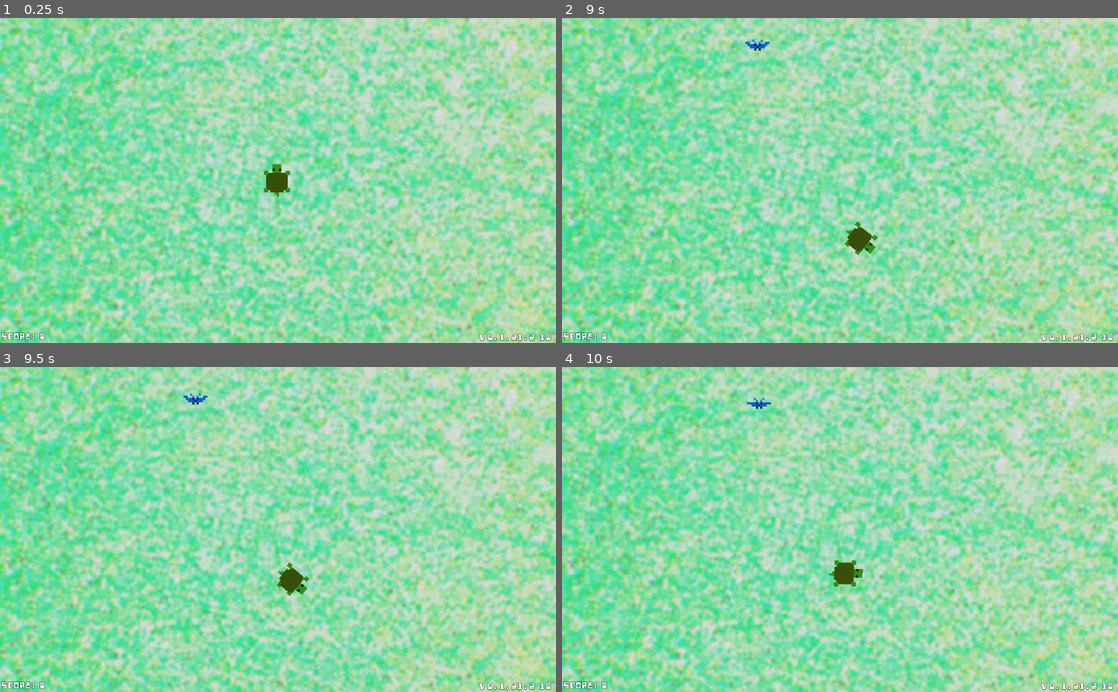
Above: before the commit, frames 1-4 (two rows, left to right).
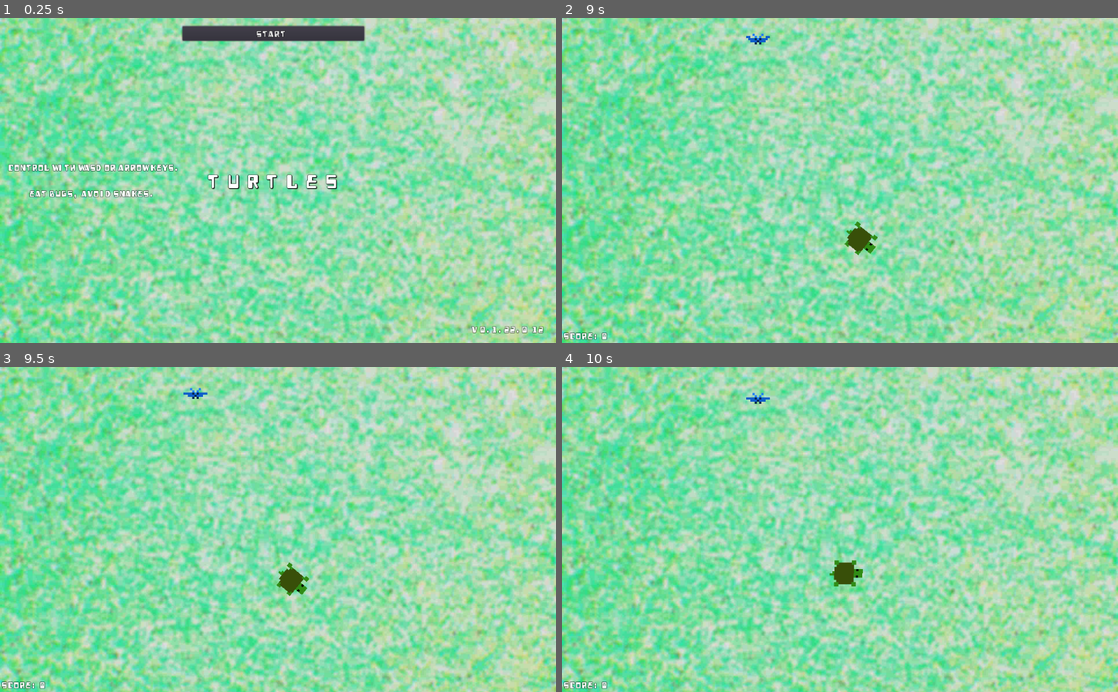
Above: after the commit, the same moments.

Repository: dieseltravis/godot-projects
Game: Godot game, scene res://scenes/TitleScene.tscn
Same seed, same stepped clock (60 frames per second), same inputs: the game is played once before the commit and once after it. Before the commit the project starts from res://scenes/Ground.tscn.
Inputs (mouse positions are in pixels of both pictures, inside the frame that each line leads up to):
- Up to frame 1 (0.25 s): no input
- Up to frame 2 (9 s): click (834, 34) at 0.5 s, where only the run after the commit has a clickable "Start"; tap Enter at 1.25 s; hold Right (right) 1.28-2.03 s; hold Down (down) 2.03-2.78 s; hold Right (right) 2.78-3.53 s; hold Up (up) 3.53-4.28 s; hold Left (left) 4.28-5.78 s; hold Down (down) 5.78-6.53 s; hold Right (right) 6.53-7.28 s; hold Up (up) 7.28-8.03 s; hold Right (right) 8.03-8.78 s; hold Down (down) from 8.78 s (still down)
- Up to frame 3 (9.5 s): keep holding Down (down)
- Up to frame 4 (10 s): release Down (down) at 9.53 s; hold Left (left) from 9.53 s (still down)

The runs differ from the first frame. In frame 1, 3.9% of the frame differs, in the area x 0-100%, y 2-100%; in frame 2, 0.3%; in frame 3, 0.3%; in frame 4, 0.3%.

Commit message:
added title screen

Diff:
--- a/turtlescript/project.godot
+++ b/turtlescript/project.godot
@@ -12,13 +12,13 @@
 
 config/name="turtlescript"
 config/description="turtles"
-run/main_scene="res://scenes/Ground.tscn"
+run/main_scene="res://scenes/TitleScene.tscn"
 boot_splash/image="res://img/turt-loading.png"
 config/icon="res://img/turtle-snek-512.png"
 config/macos_native_icon="res://img/turtle-snek-512.icns"
 config/windows_native_icon="res://img/icon.ico"
-config/version="0.1.21.2"
-config/build=10
+config/version="0.1.22.0"
+config/build=12
 
 [audio]
 
--- a/turtlescript/scenes/Ground.tscn
+++ b/turtlescript/scenes/Ground.tscn
@@ -130,20 +130,6 @@
 align = 1
 valign = 1
 
-[node name="VersionLabel" type="Label" parent="UIControl"]
-unique_name_in_owner = true
-anchor_right = 1.0
-anchor_bottom = 1.0
-margin_left = 832.0
-margin_top = -22.0
-margin_right = 872.0
-margin_bottom = 2.0
-theme = ExtResource( 13 )
-theme_type_variation = "v"
-text = "v"
-align = 2
-valign = 2
-
 [node name="MobTimer" type="Timer" parent="."]
 wait_time = 7.0
 autostart = true
--- /dev/null
+++ b/turtlescript/scenes/TitleScene.tscn
@@ -0,0 +1,82 @@
+[gd_scene load_steps=5 format=2]
+
+[ext_resource path="res://themes/turtle_theme_big.tres" type="Theme" id=1]
+[ext_resource path="res://themes/turtle_theme.tres" type="Theme" id=2]
+[ext_resource path="res://src/TitleScene.gd" type="Script" id=3]
+[ext_resource path="res://img/pexels-pixmike-413195-F.jpg" type="Texture" id=4]
+
+[node name="TitleScene" type="Control"]
+anchor_right = 1.0
+anchor_bottom = 1.0
+script = ExtResource( 3 )
+
+[node name="BackTextureRect" type="TextureRect" parent="."]
+margin_right = 1024.0
+margin_bottom = 600.0
+texture = ExtResource( 4 )
+expand = true
+stretch_mode = 7
+
+[node name="MarginContainer" type="MarginContainer" parent="."]
+anchor_right = 1.0
+anchor_bottom = 1.0
+margin_left = 15.0
+margin_top = 15.0
+margin_right = -15.0
+margin_bottom = -15.0
+
+[node name="CenterContainer" type="CenterContainer" parent="MarginContainer"]
+margin_right = 994.0
+margin_bottom = 570.0
+
+[node name="TitleLabel" type="Label" parent="MarginContainer/CenterContainer"]
+margin_left = 368.0
+margin_top = 262.0
+margin_right = 625.0
+margin_bottom = 308.0
+theme = ExtResource( 1 )
+custom_colors/font_color_shadow = Color( 0, 0, 0, 1 )
+text = "Turtles"
+align = 1
+valign = 1
+
+[node name="GridContainer" type="GridContainer" parent="MarginContainer"]
+margin_right = 994.0
+margin_bottom = 570.0
+columns = 3
+
+[node name="InstructionsLabel" type="Label" parent="MarginContainer/GridContainer"]
+margin_right = 317.0
+margin_bottom = 319.0
+theme = ExtResource( 2 )
+text = "Control with WASD or arrow keys.
+
+Eat bugs, avoid snakes."
+align = 1
+
+[node name="StartButton" type="Button" parent="MarginContainer/GridContainer"]
+margin_left = 321.0
+margin_right = 656.0
+margin_bottom = 27.0
+grow_horizontal = 2
+grow_vertical = 2
+size_flags_horizontal = 3
+size_flags_vertical = 0
+theme = ExtResource( 2 )
+text = "Start"
+icon_align = 2
+
+[node name="VersionLabel" type="Label" parent="MarginContainer/GridContainer"]
+unique_name_in_owner = true
+margin_left = 660.0
+margin_right = 994.0
+margin_bottom = 570.0
+size_flags_horizontal = 3
+size_flags_vertical = 3
+theme = ExtResource( 2 )
+theme_type_variation = "v"
+text = "v"
+align = 2
+valign = 2
+
+[connection signal="pressed" from="MarginContainer/GridContainer/StartButton" to="." method="_on_StartButton_pressed"]
--- a/turtlescript/src/Ground.gd
+++ b/turtlescript/src/Ground.gd
@@ -7,24 +7,16 @@
 onready var _game_over := $UIControl/GameOverLabel
 onready var _score := get_node("UIControl/ScoreLabel")
 onready var _turt := $TurtleKinematicBody2D
-onready var _versionLabel := $"%VersionLabel"
-
-var version := ProjectSettings.get_setting("application/config/version") as String
-var build := ProjectSettings.get_setting("application/config/build") as String
-var version_display := version + "  " + build
 
 const random_seed := 12345
 var rng := RandomNumberGenerator.new()
 
-#TODO: sound effects
-#TODO: main menu, new game
-#TODO: difficulty level selection
+#TODO: difficulty level selection?
 
 # Called when the node enters the scene tree for the first time.
 func _ready():
 	seed(random_seed)
 	rng.seed = random_seed
-	_versionLabel.text = "v " + version_display
 
 	_score.text = tr("SCORE") + ": 0"
 	_game_over.text = tr("GAME_OVER")
--- /dev/null
+++ b/turtlescript/src/TitleScene.gd
@@ -0,0 +1,22 @@
+extends Control
+
+onready var _versionLabel := $"%VersionLabel"
+
+var version := ProjectSettings.get_setting("application/config/version") as String
+var build := ProjectSettings.get_setting("application/config/build") as String
+var version_display := version + "  " + build
+
+# Called when the node enters the scene tree for the first time.
+func _ready():
+	_versionLabel.text = "v " + version_display
+	pass # Replace with function body.
+
+
+# Called every frame. 'delta' is the elapsed time since the previous frame.
+#func _process(delta):
+#	pass
+
+
+func _on_StartButton_pressed():
+	get_tree().change_scene("res://scenes/Ground.tscn")
+	pass # Replace with function body.
Not shown, added: .editorconfig
Not shown, changed: .gitignore
